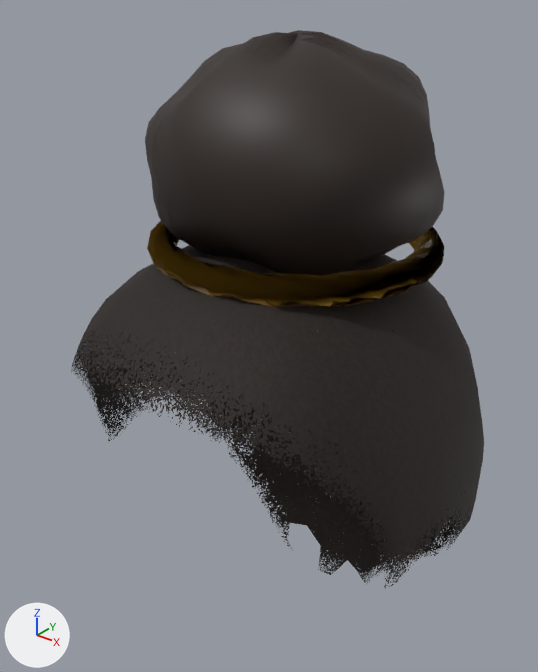
An edit to the glTF model public/models/avatars/parts/hair/bun_f.glb, drawn before and after from the same camera.
Before and after are seen from a 50 mm lens placed at (0.159, -0.236, 1.763), pointed at (-0.009, -0.027, 1.633). The lights are fixed; the arrows at lower left show +X, +Y and +Z. The picture after the commit comes second. Vertices at exactly the same position are counted once.

The older version as bpy lines, for what is in view:
```python
me_bun = bpy.data.meshes.new('Bun')
me_bun.from_pydata(...)  # 1012 vertices, 1936 faces; spans x -0.0515..0.0532, y -0.0741..0.0293, z 1.6603..1.7461
me_bun.materials.append(mat_bun)  # black #2a1f19
me_hairband = bpy.data.meshes.new('HairBand')
me_hairband.from_pydata(...)  # 190 vertices, 372 faces; spans x -0.0555..0.0548, y -0.0756..0.0308, z 1.6677..1.6787
me_hairband.materials.append(mat_hairband)
me_haircap = bpy.data.meshes.new('HairCap')
me_haircap.from_pydata(...)  # 351 vertices, 626 faces; spans x -0.077..0.077, y -0.111..0.058, z 1.483..1.678
me_haircap.materials.append(mat_haircap)
ob_bun = bpy.data.objects.new('Bun', me_bun)
ob_bun.location = (0.0, 0.0, 0.0)
ob_hairband = bpy.data.objects.new('HairBand', me_hairband)
ob_hairband.location = (0.0, 0.0, 0.0)
ob_haircap = bpy.data.objects.new('HairCap', me_haircap)
ob_haircap.location = (0.0, 0.0, 0.0)
```
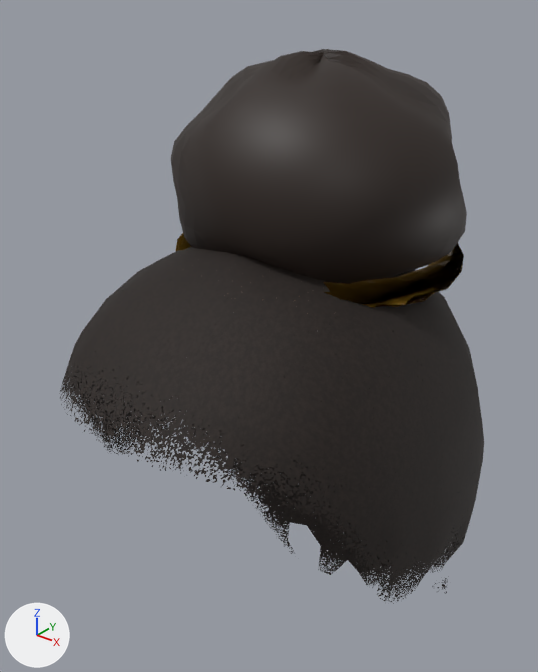
Changed parts and their boxes (x1, y1, x2, y2) in the pictures (538 x 672 px):
```json
{"object": "HairCap", "change": "reshaped", "before": [71, 245, 484, 588], "after": [60, 247, 484, 604]}
{"object": "Bun", "change": "reshaped", "before": [145, 30, 444, 276], "after": [171, 49, 467, 284]}
{"object": "HairBand", "change": "reshaped", "before": [147, 221, 444, 307], "after": [176, 233, 464, 314]}
{"part": 1, "of": "me_haircap", "change": "built on", "before": [73, 292, 477, 583], "after": [60, 292, 477, 604]}
```

The change, as JSON lines over the scene's bpy script:
```json
{"block": "me_haircap", "where": "# used by ob_haircap; location = (0.0, 0.0, 0.0)"}
{"op": "remove", "block": "me_haircap", "code": "me_haircap.from_pydata(...)  # 351 vertices, 626 faces; spans x -0.077..0.077, y -0.111..0.058, z 1.483..1.678"}
{"op": "add", "block": "me_haircap", "code": "me_haircap.from_pydata(...)  # 457 vertices, 818 faces; spans x -0.084..0.084, y -0.121..0.058, z 1.483..1.678"}
{"block": "me_haircap", "change": "me_haircap part 1"}
{"block": "me_haircap", "change": "17 vertices are removed from x -0.073..0.073, y -0.111..-0.004, z 1.539..1.638"}
{"block": "me_haircap", "change": "54 faces are deleted"}
{"block": "me_haircap", "change": "3 vertices in x -0.076..-0.071, y -0.063..-0.013, z 1.576..1.584 move by (-0.001, 0.0, 0.0)"}
{"block": "me_haircap", "change": "3 vertices in x -0.076..-0.073, y -0.05..-0.026, z 1.569..1.589 move by (-0.002, 0.0, 0.0)"}
{"block": "me_haircap", "change": "3 vertices in x -0.055..-0.042, y -0.096..-0.084, z 1.628..1.638 move by (-0.001, -0.001, 0.001)"}
{"block": "me_haircap", "change": "3 vertices in x 0.071..0.076, y -0.063..-0.013, z 1.576..1.584 move by (0.001, 0.0, 0.0)"}
{"block": "me_haircap", "change": "3 vertices in x 0.073..0.076, y -0.05..-0.026, z 1.569..1.589 move by (0.002, 0.0, 0.0)"}
{"block": "me_haircap", "change": "3 vertices in x 0.042..0.055, y -0.096..-0.084, z 1.628..1.638 move by (0.001, -0.001, 0.001)"}
{"block": "me_haircap", "change": "45 vertices move from x -0.074..0.074, y -0.111..0.009, z 1.514..1.65 to x -0.077..0.077, y -0.111..0.01, z 1.513..1.652"}
{"block": "me_haircap", "change": "123 vertices are added at x -0.084..0.084, y -0.121..-0.004, z 1.517..1.639"}
{"block": "me_haircap", "change": "246 new faces join them"}
{"block": "me_bun", "where": "# used by ob_bun; location = (0.0, 0.0, 0.0)"}
{"op": "remove", "block": "me_bun", "code": "me_bun.from_pydata(...)  # 1012 vertices, 1936 faces; spans x -0.0515..0.0532, y -0.0741..0.0293, z 1.6603..1.7461"}
{"op": "add", "block": "me_bun", "code": "me_bun.from_pydata(...)  # 1012 vertices, 1936 faces; spans x -0.0535..0.0552, y -0.0612..0.0464, z 1.6471..1.7393"}
{"block": "me_bun", "change": "me_bun part 2: the whole mesh is multiplied about its middle by the matrix ((1.038, 0.0, 0.0), (0.0, 1.04, 0.0), (0.0, 0.0, 1.075)), then moved by (0.0, 0.015, -0.01)"}
{"block": "me_hairband", "where": "# used by ob_hairband; location = (0.0, 0.0, 0.0)"}
{"op": "remove", "block": "me_hairband", "code": "me_hairband.from_pydata(...)  # 190 vertices, 372 faces; spans x -0.0555..0.0548, y -0.0756..0.0308, z 1.6677..1.6787"}
{"op": "add", "block": "me_hairband", "code": "me_hairband.from_pydata(...)  # 190 vertices, 372 faces; spans x -0.0565..0.0558, y -0.0616..0.0468, z 1.6607..1.6717"}
{"block": "me_hairband", "change": "me_hairband part 3: 190 of 190 vertices moved; they spanned x -0.0555..0.0548, y -0.0756..0.0308, z 1.6677..1.6787 and now span x -0.0565..0.0558, y -0.0616..0.0468, z 1.6607..1.6717; mean shift (0.0001, 0.015, -0.007)"}
```
